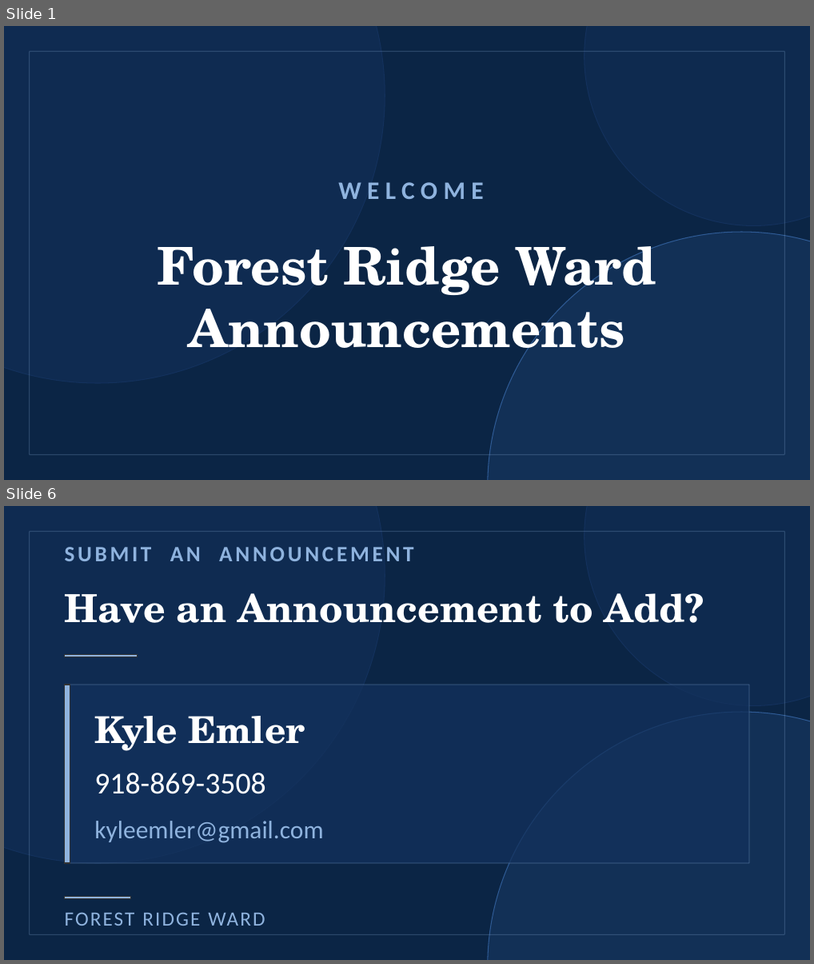
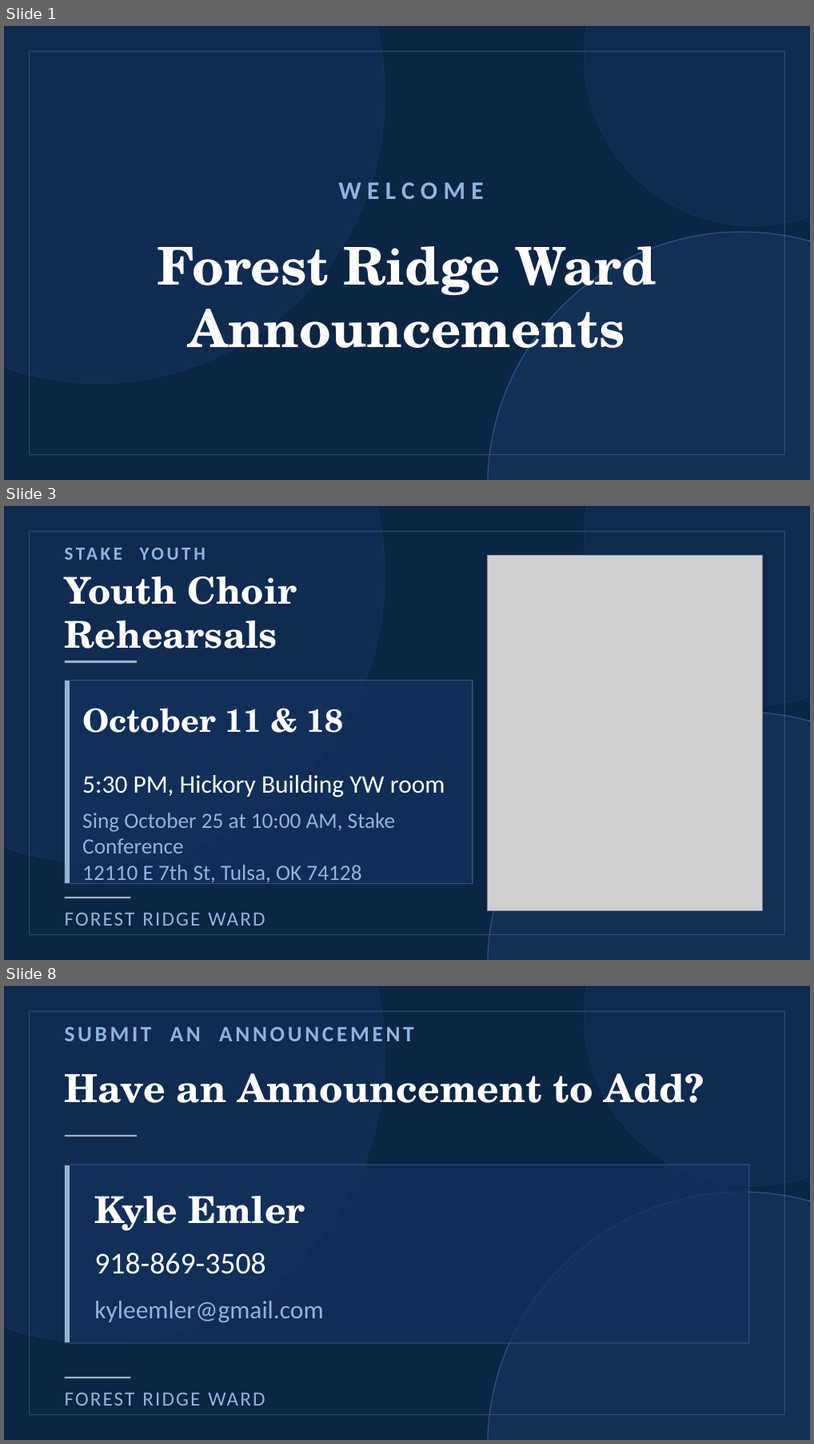
Before and after one commit to forest-ridge-ward-announcements/forest-ridge-ward-announcements, a slide deck: Forest Ridge Ward Announcements Editor.pptx. Shown one above the other, each under a label of ours: slides 1 and 6 before the commit, slides 1, 3 and 8 after it; the slides between them are not shown. The pictures are 814x964 and 814x1444 pixels, drawn with LibreOffice and Linux fonts; fonts in the diff are those of the drawing; grey boxes stand for pictures. Boxes give left, top, right and bottom in pixels: in the first picture for what was removed or moved away, otherwise in the second. Text is boxed around its words. In the diff, an @@ line names an element or a change of style, - is before the commit and + after.

```diff
--- a/Forest Ridge Ward Announcements Editor.pptx
+++ b/Forest Ridge Ward Announcements Editor.pptx
@@ slide 3 added at [4, 506, 810, 960], background #0B2545 @@
@@ ellipse added at [4, 506, 385, 863], fill #13315C at 55% opacity, outline #13315C 1 pt @@
@@ ellipse added at [585, 506, 810, 706], fill #13315C at 45% opacity, outline #13315C 1 pt @@
@@ rectangle added at [30, 532, 785, 934], outline #8FB3DE 0.75 pt @@
@@ title added at [65, 576, 297, 648], 44 pt, text #FFFFFF, bold @@
+Youth Choir Rehearsals
@@ picture added at [488, 556, 763, 911] @@
@@ rectangle added at [65, 660, 137, 663], fill #8FB3DE, outline #333333 1 pt @@
@@ rectangle added at [65, 680, 473, 884], fill #13315C at 75% opacity, outline #8FB3DE 0.75 pt @@
@@ rectangle added at [65, 680, 70, 884], fill #8FB3DE, outline #333333 1 pt @@
@@ text added at [82, 708, 344, 732], 38 pt, text #FFFFFF, bold @@
+October 11 & 18
@@ ellipse added at [488, 712, 810, 960], fill #2E5A94 at 22% opacity, outline #2E5A94 1 pt @@
@@ text added at [82, 775, 446, 797], 30 pt, text #FFFFFF @@
+5:30 PM, Hickory Building YW room
@@ text added at [82, 812, 362, 882], 26 pt, text #8FB3DE @@
+Sing October 25 at 10:00 AM, Stake Conference
+12110 E 7th St, Tulsa, OK 74128
@@ text added at [348, 812, 396, 828], 22 pt, text #8FB3DE, bold @@
+STAKE YOUTH
@@ rectangle added at [65, 896, 131, 899], fill #8FB3DE, outline #333333 1 pt @@
@@ text added at [65, 912, 265, 925], 24 pt, text #8FB3DE @@
+FOREST RIDGE WARD
@@ what was slide 6 is now slide 8 @@
```
Also in this commit, not shown: 3 slides changed, 2 other slides added, 1 slide removed, 18 other files.
